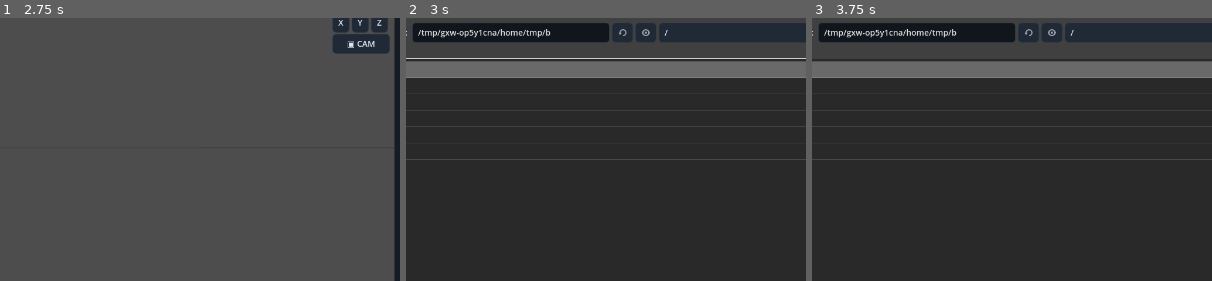
Above: before the commit, frames 1-3 (left to right).
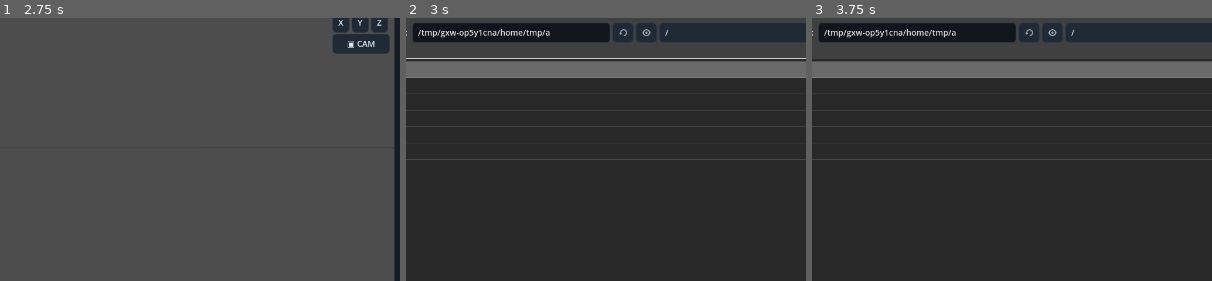
Above: after the commit, the same moments.

Repository: Onnevan/Kabuki
Game: Godot game, scene res://editor/main.tscn
Two runs of this game, one before a commit and one after it. Both use one fixed random seed, a clock stepped at 60 frames per second and the inputs below.
Inputs (mouse positions are % of the whole screen's width and height, from its top left):
- Up to frame 1 (2.75 s): click "↶" at 0.5 s; click "↷" at 1.25 s; click "OPEN" at 2 s
- Up to frame 2 (3 s): click "＋ IMPORT" at 2.75 s
- Up to frame 3 (3.75 s): click (37, 77) at 3.52 s; type "12" at 3.6 s
The pictures show only the part of the screen within x 27-77%, y 15-65%; the shares and areas given below are measured in that part.

Frame 1 is identical in both runs. In frame 2, 0.1% of the frame differs, in the area x 35-66%, y 3-8%; in frame 3, 0.1%.

Commit message:
Initialize bone poses from rest transforms

Diff:
--- a/rigging/rig_runtime.gd
+++ b/rigging/rig_runtime.gd
@@ -33,6 +33,11 @@
 			var parent_in_rig: Transform3D = global_transform.affine_inverse() * parent_global
 			rest_local = parent_in_rig.affine_inverse() * rest_in_rig
 		skeleton.set_bone_rest(i,rest_local)
+		# Godot 4 bone poses are absolute local transforms, not offsets from rest.
+		# A newly-created bone otherwise keeps the default identity pose, so the
+		# Skin evaluates pose * inverse(rest) immediately and displaces artwork
+		# even before the user poses a bone. Initialize pose exactly to REST.
+		skeleton.set_bone_pose(i,rest_local)
 		_create_bone_gizmo(i,rest_in_rig.origin,parent_index)
 
 func _create_bone_gizmo(index: int, head: Vector3, parent_index: int) -> void:
